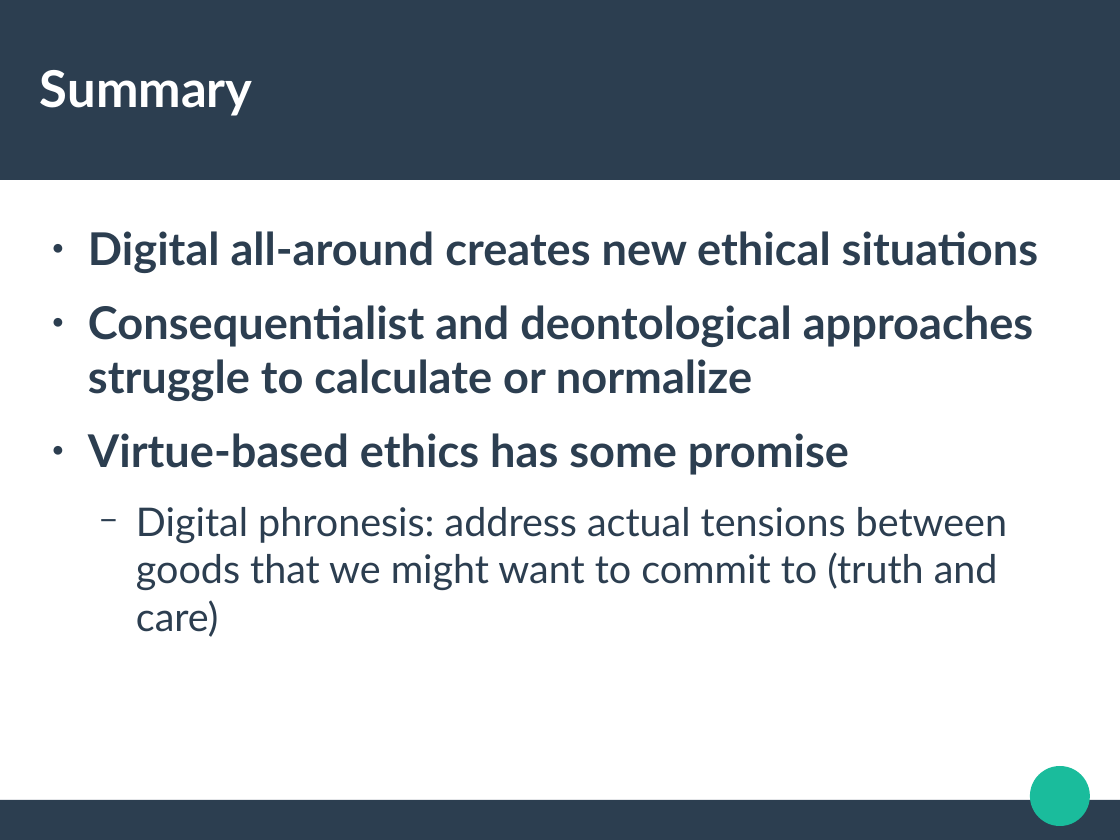
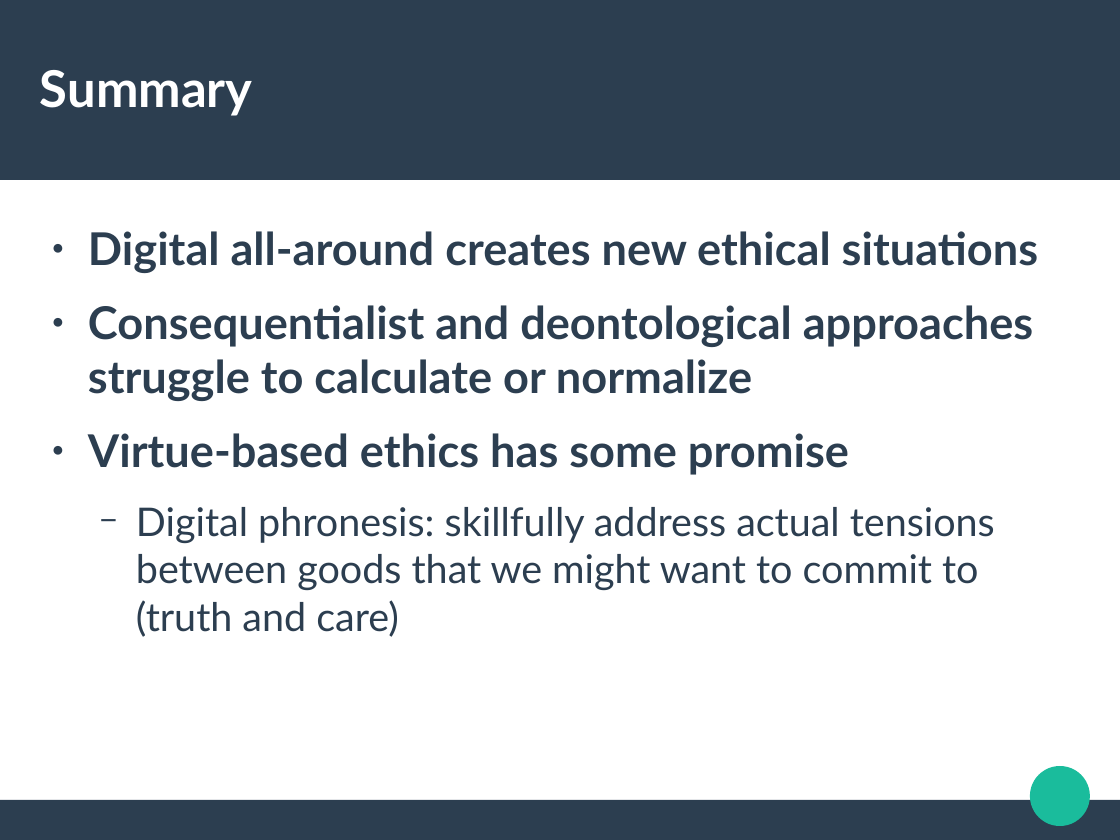
Before and after one commit to rian39/digital_ethics, a slide deck: slide 19 of digital_ethics_slides.odp (slide 15 before the commit). Drawn at 1120x840 pixels with LibreOffice and Linux fonts; fonts in the diff are those of the drawing. Boxes give left, top, right and bottom in pixels: in the first picture for what was removed or moved away, otherwise in the second. Text is boxed around its words. In the diff, an @@ line names an element or a change of style, - is before the commit and + after.

```diff
--- a/digital_ethics_slides.odp
+++ b/digital_ethics_slides.odp
@@ text at (136, 507, 995, 637): text changed @@
-  − Digital phronesis: address actual tensions between goods that we might want to commit to (truth and care)
+  − Digital phronesis: skillfully address actual tensions between goods that we might want to commit to (truth and care)
```
Also in this commit, not shown: 10 other slides changed, 8 slides added, 2 slides removed.
